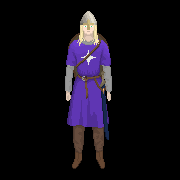
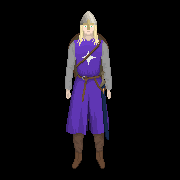
Layer changes from the first 180×180 image to the second:
painted on "you" over [65, 36, 112, 150]
